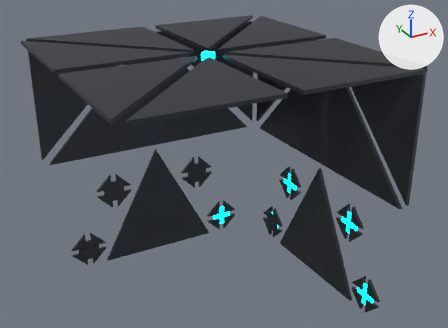
The Blender file scenes/map/cyberpunk_block_blender.blend as it was, and as the next commit left it.
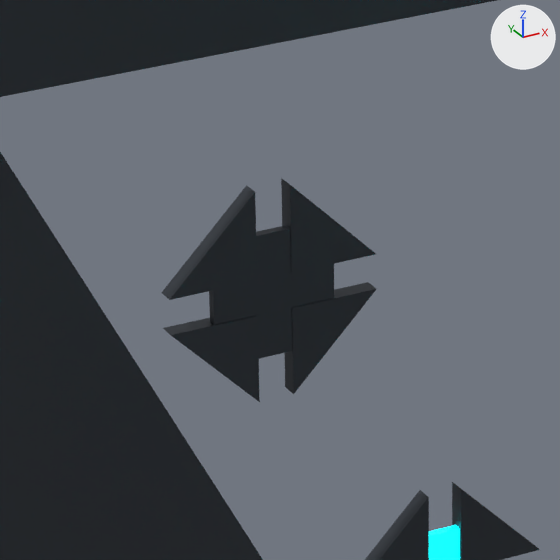
The first picture shows the older version from a 50 mm camera at (-1.86, -3.6, 1.97) aimed at (0.13, 0.02, 0.16). The close-ups show the older and then the newer version on the part from 35% to 53% of the width and 40% to 64% of the height of that picture. Only the edits that show in the close-ups are written down. Every picture has the same lights, and +X, +Y and +Z are marked at upper right.

The older version as bpy lines, for what is in view:
```python
me_cube_001 = bpy.data.meshes.new('Cube.001')
me_cube_001.from_pydata(...)  # 310 vertices, 271 faces; spans x -1.01..1.01, y -1.01..1.01, z -1.0..1.0
# faces by material slot: [202, 69]
me_cube_001.materials.append(mat_metal)  # dark grey #4d5259
me_cube_001.materials.append(mat_neon)  # cyan #00ccff, glowing cyan #00ffff
me_cube_020 = bpy.data.meshes.new('Cube.020')
me_cube_020.from_pydata([(-1.0076, 0.6623, -0.7), (-0.9826, 0.7873, -0.825), (-1.0076, 0.7873, -0.825), (-1.0076, 0.6623, -0.825), (-0.9826, 0.6623, -0.7), (-0.9826, 0.6623, -0.825)], [], [(5, 3, 0, 4), (2, 0, 3), (2, 1, 4, 0), (2, 3, 5, 1), (1, 5, 4)])
me_cube_020.materials.append(mat_metal)  # dark grey #4d5259
me_cube_021 = bpy.data.meshes.new('Cube.021')
me_cube_021.from_pydata([(-0.9826, 0.4873, -0.825), (-1.0076, 0.6123, -0.825), (-1.0076, 0.4873, -0.825), (-1.0076, 0.6123, -0.7), (-0.9826, 0.6123, -0.7), (-0.9826, 0.6123, -0.825)], [], [(3, 4, 0, 2), (3, 2, 1), (5, 0, 4), (2, 0, 5, 1), (3, 1, 5, 4)])
me_cube_021.materials.append(mat_metal)  # dark grey #4d5259
ob_cube_001 = bpy.data.objects.new('Cube.001', me_cube_001)
ob_cube_001.location = (0.0, 0.0, 0.0)
ob_hd_c1 = bpy.data.objects.new('HD.C1', me_cube_020)
ob_hd_c1.parent = ob_forme1
ob_hd_c1.location = (0.0, 0.0, 0.0)
ob_hd_c1.rotation_euler = (0.0, 0.0, -1.571)  # degrees (0, 0, -90)
ob_hg_c1 = bpy.data.objects.new('HG.C1', me_cube_021)
ob_hg_c1.parent = ob_forme1
ob_hg_c1.location = (0.0, 0.0, 0.0)
ob_hg_c1.rotation_euler = (0.0, 0.0, -1.571)  # degrees (0, 0, -90)
# also in view: 'HG.C2' at (0.3, 1.0, -0.26); 'BG.C2' at (0.3, 1.0, -0.44); 'BD.C2' at (0.47, 1.0, -0.44); 'HD.C2' at (0.47, 1.0, -0.26)
```
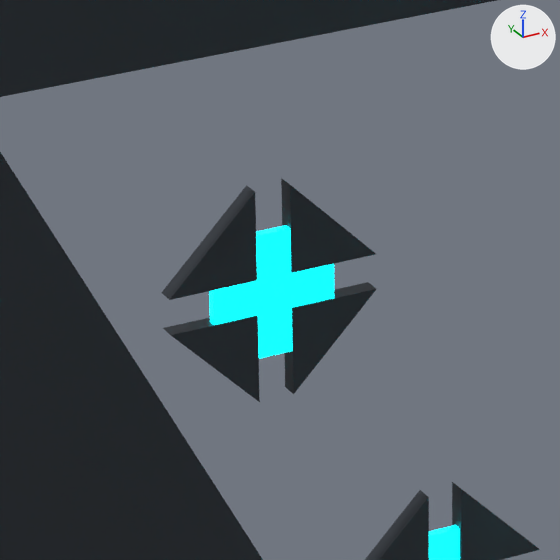
The change in detail:
me_cube_001 has 310 vertices, 271 faces and spans x -1.01..1.01, y -1.01..1.01, z -1.0..1.0.
me_cube_001 is used by ob_cube_001; location (0.0, 0.0, 0.0).
me_cube_001 part 1: 9 of the faces centred in x 0.3..0.47, y 0.99..1.0, z -0.44..-0.26 switch from mat_metal (dark grey #4d5259) to mat_neon (cyan #00ccff, glowing cyan #00ffff).

What differs and where, as boxes (x1, y1, x2, y2) in the close-ups (560 x 560 px):
part 1 of me_cube_001, recoloured (dark grey to cyan)
    both: (209, 225, 334, 359)
